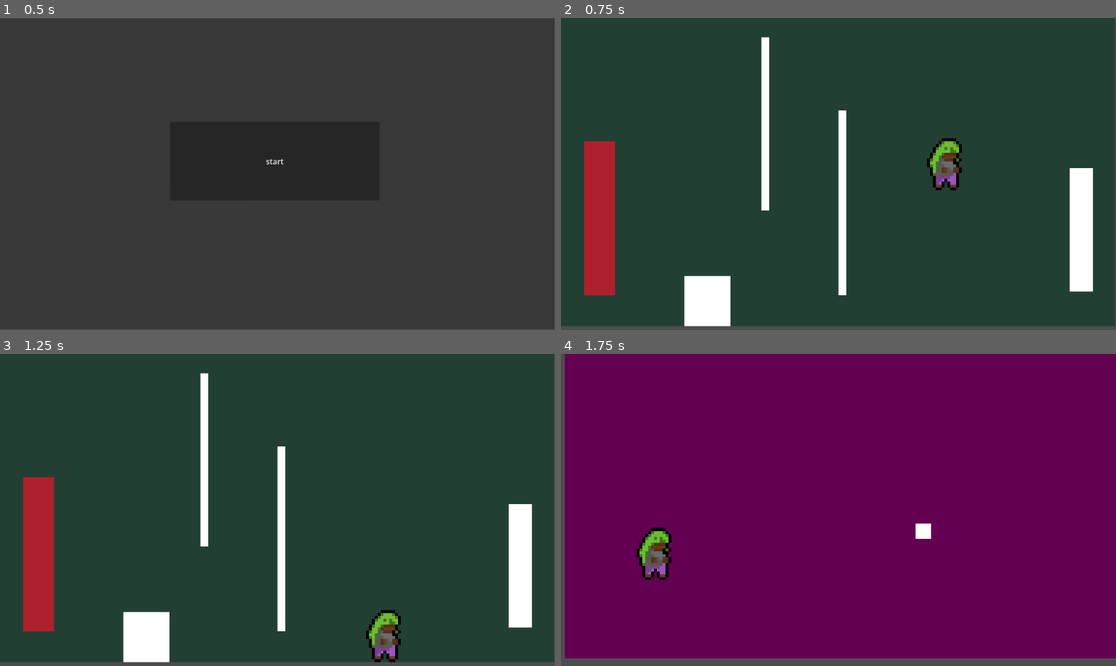
Above: before the commit, frames 1-4 (two rows, left to right).
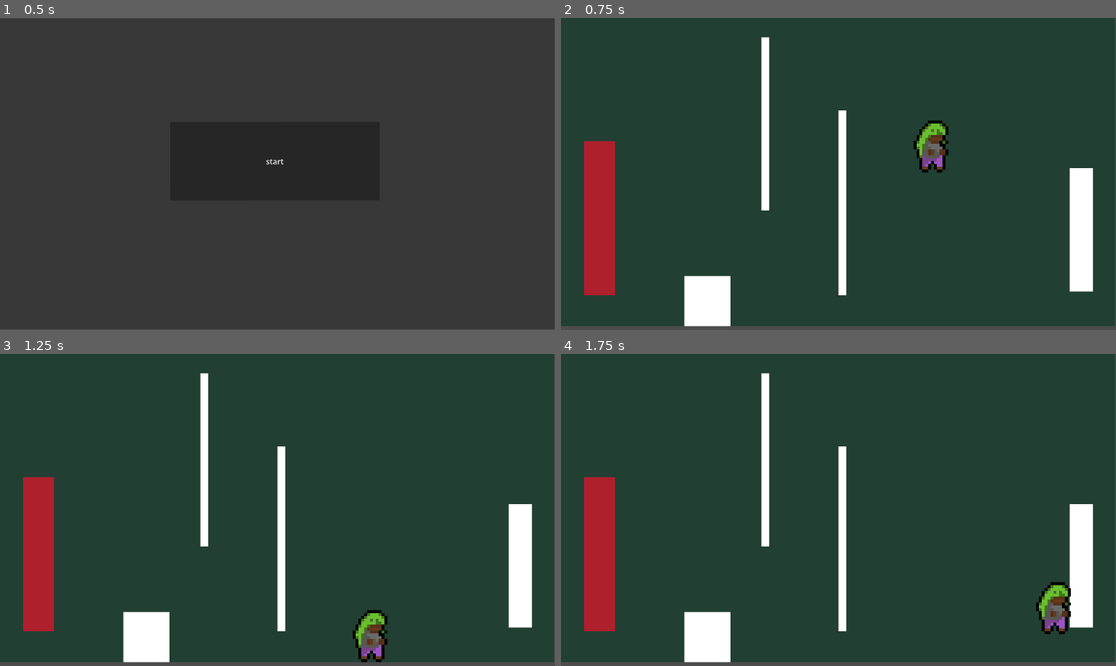
Above: after the commit, the same moments.

Repository: ezemllerwu-ship-it/taggFRFR
Game: Godot game, scene res://scene/room_manager.tscn
Two runs of this game, one before a commit and one after it. Both use one fixed random seed, a clock stepped at 60 frames per second and the inputs below.
Inputs:
- Up to frame 1 (0.5 s): no input
- Up to frame 2 (0.75 s): click "start" at 0.5 s
- Up to frame 3 (1.25 s): no input
- Up to frame 4 (1.75 s): hold Right (ui_right) from 1.28 s (still down); tap K (dash) at 1.35 s; tap Space (jump) at 1.52 s

Frame 1 is identical in both runs. In frame 2, 1.3% of the frame differs, in the area x 63-73%, y 32-56%; in frame 3, 1.1%; in frame 4, 99%, in the area x 0-100%, y 0-99%.

Commit message:
school end

Diff:
--- a/tag#/ass/icon.svg
+++ /dev/null
@@ -1 +0,0 @@
-<svg xmlns="http://www.w3.org/2000/svg" width="128" height="128"><rect width="124" height="124" x="2" y="2" fill="#363d52" stroke="#212532" stroke-width="4" rx="14"/><g fill="#fff" transform="translate(12.322 12.322)scale(.101)"><path d="M105 673v33q407 354 814 0v-33z"/><path fill="#478cbf" d="m105 673 152 14q12 1 15 14l4 67 132 10 8-61q2-11 15-15h162q13 4 15 15l8 61 132-10 4-67q3-13 15-14l152-14V427q30-39 56-81-35-59-83-108-43 20-82 47-40-37-88-64 7-51 8-102-59-28-123-42-26 43-46 89-49-7-98 0-20-46-46-89-64 14-123 42 1 51 8 102-48 27-88 64-39-27-82-47-48 49-83 108 26 42 56 81zm0 33v39c0 276 813 276 814 0v-39l-134 12-5 69q-2 10-14 13l-162 11q-12 0-16-11l-10-65H446l-10 65q-4 11-16 11l-162-11q-12-3-14-13l-5-69z"/><path d="M483 600c0 34 58 34 58 0v-86c0-34-58-34-58 0z"/><circle cx="725" cy="526" r="90"/><circle cx="299" cy="526" r="90"/></g><g fill="#414042" transform="translate(12.322 12.322)scale(.101)"><circle cx="307" cy="532" r="60"/><circle cx="717" cy="532" r="60"/></g></svg>
--- a/tag#/scene/room_1.tscn
+++ b/tag#/scene/room_1.tscn
@@ -35,7 +35,7 @@
 shape = SubResource("WorldBoundaryShape2D_kx5kc")
 
 [node name="spawn" type="Marker2D" parent="." unique_id=207672386]
-position = Vector2(760, 208)
+position = Vector2(732, 171)
 
 [node name="leave" type="Area2D" parent="." unique_id=1078053265]
 
--- a/tag#/scene/room_2.tscn
+++ b/tag#/scene/room_2.tscn
@@ -12,8 +12,7 @@
 script = ExtResource("1_a608r")
 
 [node name="ColorRect" type="ColorRect" parent="." unique_id=1014287786]
-offset_left = 8.0
-offset_right = 1158.0
+offset_right = 1150.0
 offset_bottom = 632.0
 color = Color(0.390519, 2.34637e-05, 0.320989, 1)
 
@@ -26,16 +25,15 @@
 position = Vector2(154, 358)
 
 [node name="dash_refill" type="Area2D" parent="." unique_id=428914664]
-position = Vector2(384, 232)
 
 [node name="CollisionShape2D" type="CollisionShape2D" parent="dash_refill" unique_id=519091568]
-position = Vector2(368, 136)
+position = Vector2(789, 364)
 shape = SubResource("RectangleShape2D_a608r")
 
 [node name="ColorRect2" type="ColorRect" parent="dash_refill" unique_id=1750263270]
-offset_left = 352.0
-offset_top = 120.0
-offset_right = 384.0
-offset_bottom = 152.0
+offset_left = 773.0
+offset_top = 348.0
+offset_right = 805.0
+offset_bottom = 380.0
 
 [connection signal="body_entered" from="dash_refill" to="." method="_on_dash_refill_body_entered"]
--- a/tag#/script/room_manager.gd
+++ b/tag#/script/room_manager.gd
@@ -27,7 +27,7 @@
 func kill():
 		var player_instince = get_node("player")
 		room_manager.remove_child(player_instince)
-		player.queue_free()
+		player_instince.queue_free()
 		spawn_player()
 
 func dash_refill():
Binary file added: tag#/ass/for_ground.png
Not shown, added: tag#/ass/for_ground.png.import
Binary file added: tag#/ass/obstcul.png
Not shown, added: tag#/ass/obstcul.png.import
Binary file added: tag#/ass/obstcul_sheet.png
Not shown, added: tag#/ass/obstcul_sheet.png.import
